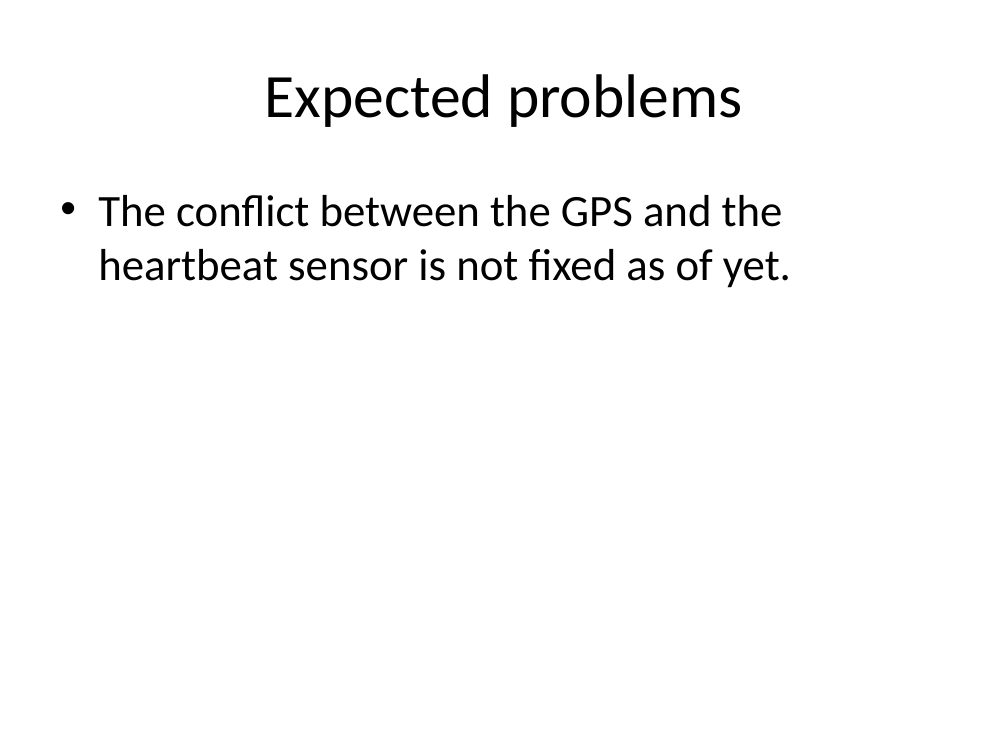
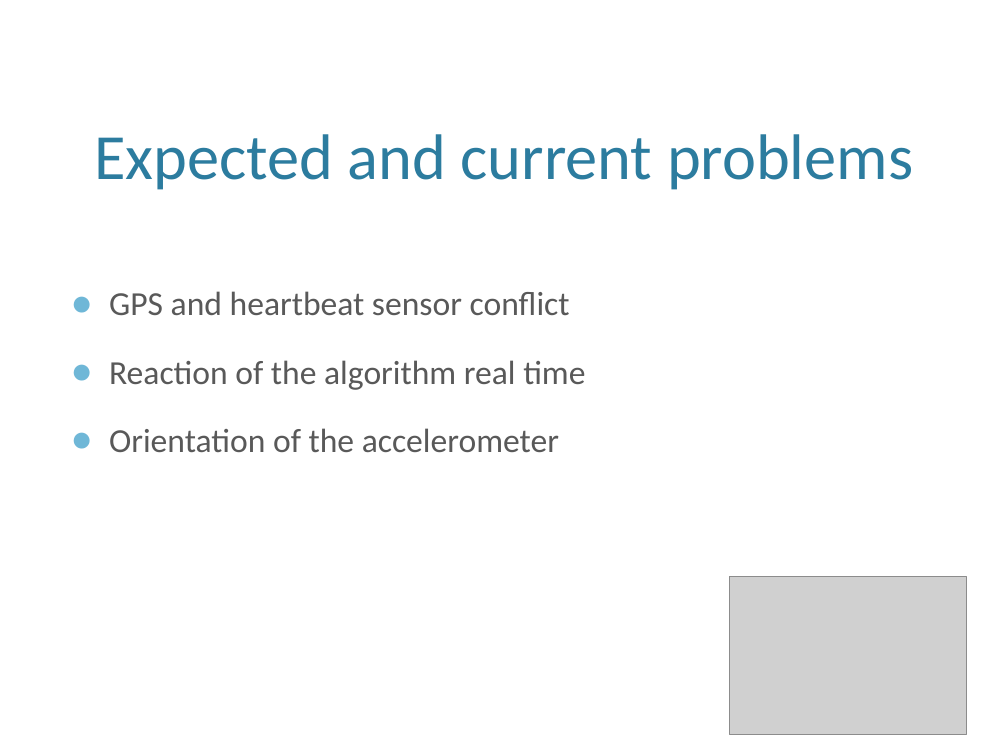
Before and after one commit to bicyclus/prototype1, a slide deck: slide 6 of Verslagen/intermediatedemo.pptx (slide 9 before the commit). Drawn at 1008x756 pixels with LibreOffice and Linux fonts; fonts in the diff are those of the drawing; grey boxes stand for pictures; background and template pictures are left out. Boxes give left, top, right and bottom in pixels: in the first picture for what was removed or moved away, otherwise in the second. Text is boxed around its words. In the diff, an @@ line names an element or a change of style, - is before the commit and + after.

```diff
--- a/Verslagen/intermediatedemo.pptx
+++ b/Verslagen/intermediatedemo.pptx
@@ title "Expected and current problems" at box(94, 134, 913, 190): vertical alignment middle to bottom @@
@@ title at box(94, 134, 913, 190): text changed; size 44 to 46 pt; text colour #000000 to #2C7C9F @@
-Expected problems
+Expected and current problems
@@ text at box(109, 291, 585, 452): text changed; size 32 to 24 pt; text colour #000000 to #595959 @@
-• The conflict between the GPS and the heartbeat sensor is not fixed as of yet.
+● GPS and heartbeat sensor conflict
+● Reaction of the algorithm real time
+● Orientation of the accelerometer
@@ picture added at box(730, 577, 967, 735) @@
```
Also in this commit, not shown: 4 other slides changed, 3 slides added, 5 slides removed.
